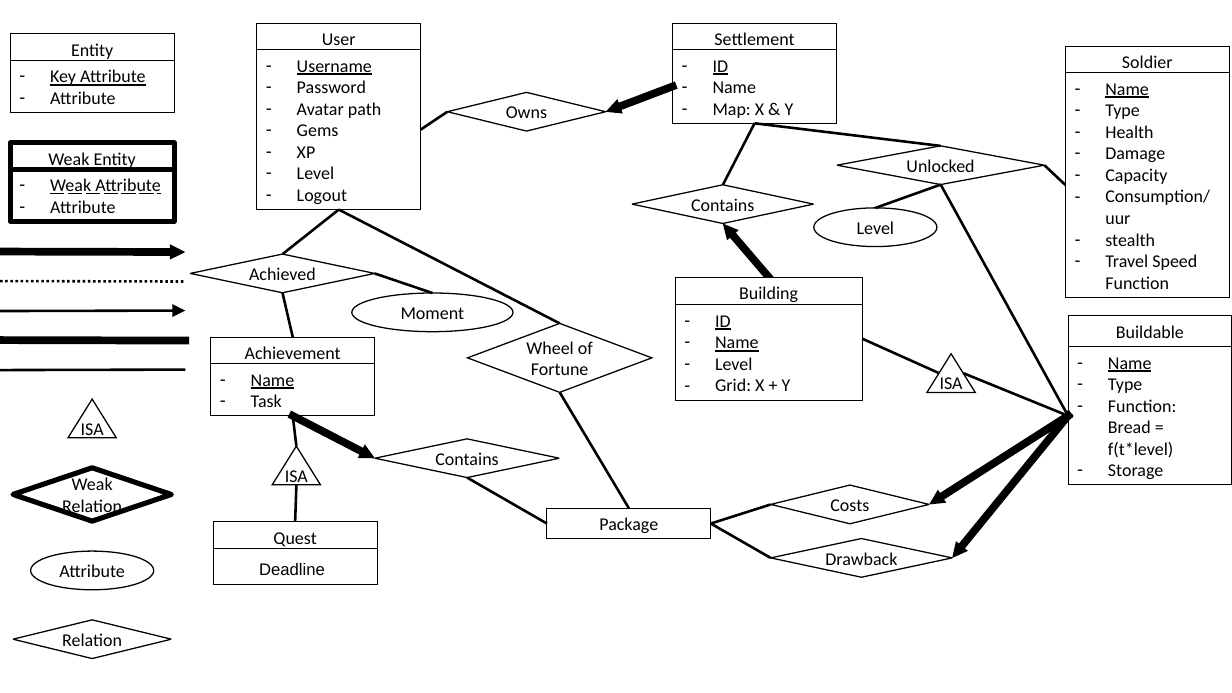
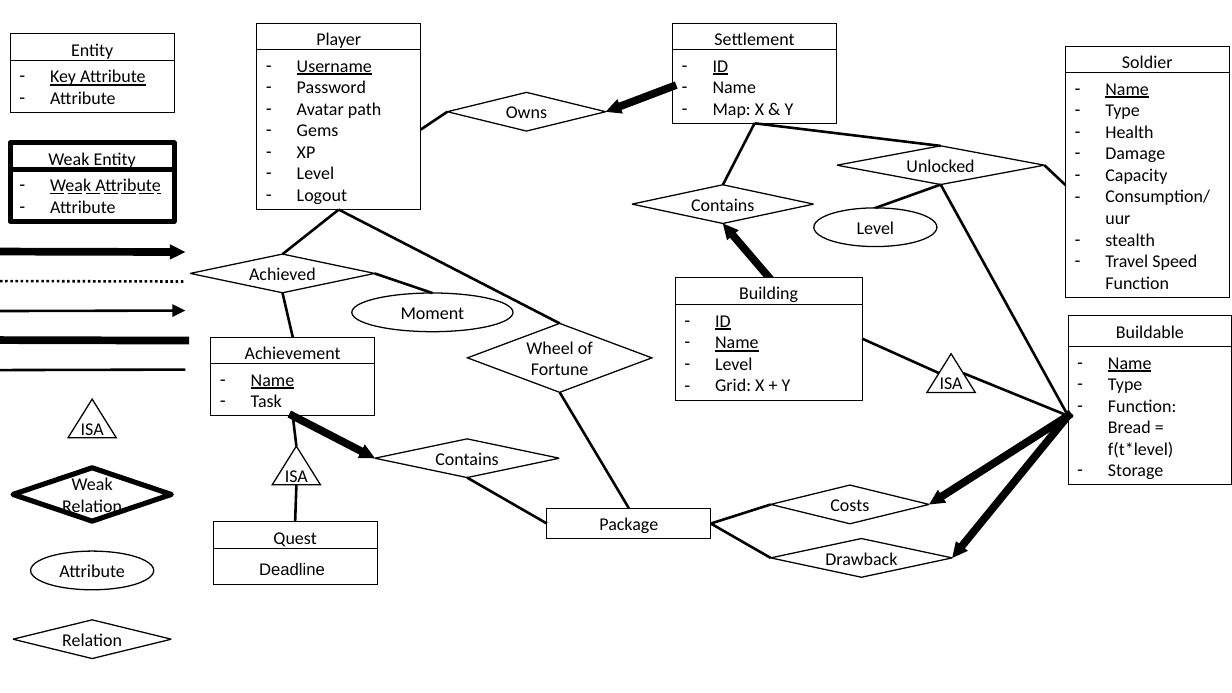
Before and after one commit to JeCheeseSmith/Clash-of-ppdb-s, a slide deck: slide 1 of documentation/include/ER-Diagram.pptx. Drawn at 1232x693 pixels with LibreOffice and Linux fonts; fonts in the diff are those of the drawing; background and template pictures are left out. Boxes give left, top, right and bottom in pixels: in the first picture for what was removed or moved away, otherwise in the second. Text is boxed around its words. In the diff, an @@ line names an element or a change of style, - is before the commit and + after.

```diff
--- a/documentation/include/ER-Diagram.pptx
+++ b/documentation/include/ER-Diagram.pptx
@@ text in rectangle at <box>316,32,361,50</box>: text changed @@
-User
+Player
```
Also in this commit, not shown: 2 other slides changed, 12 other files.
